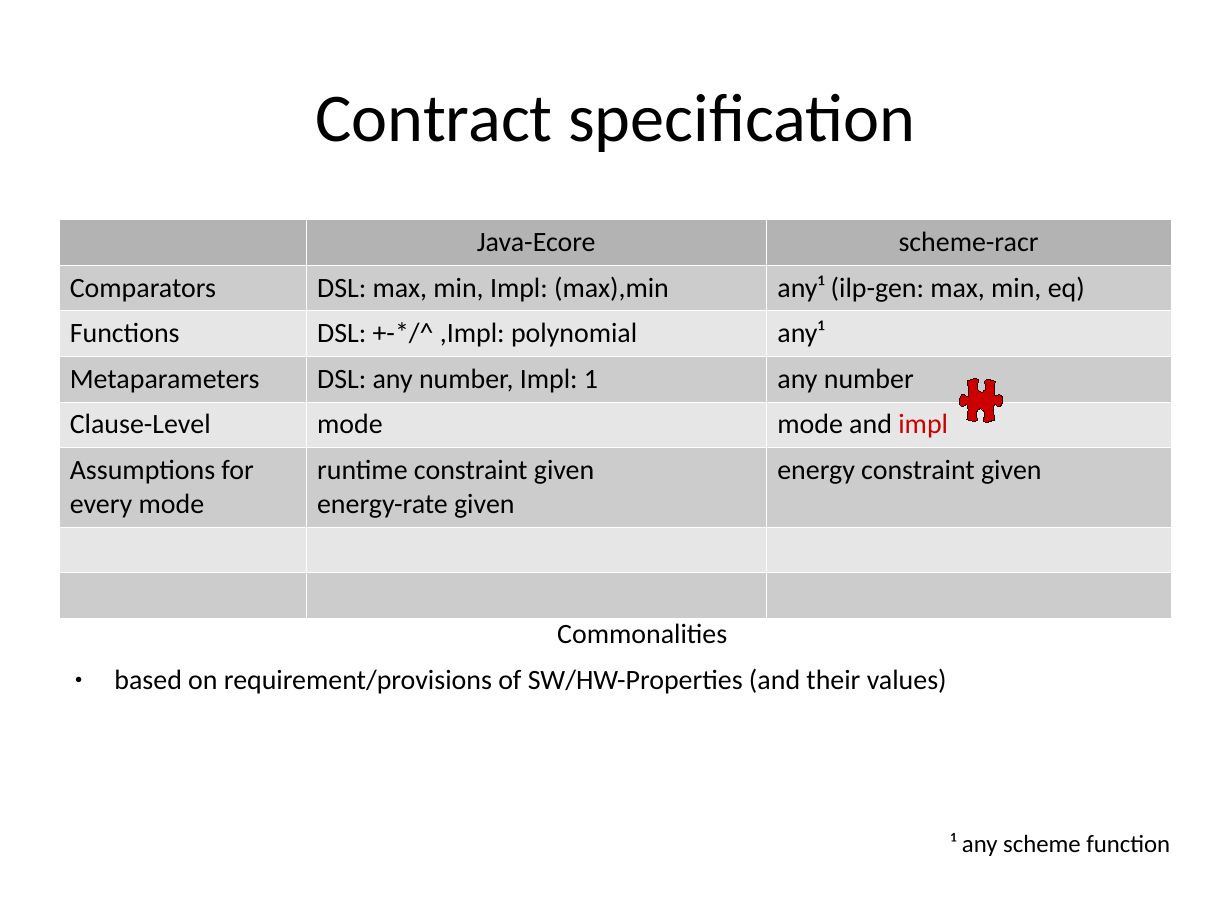
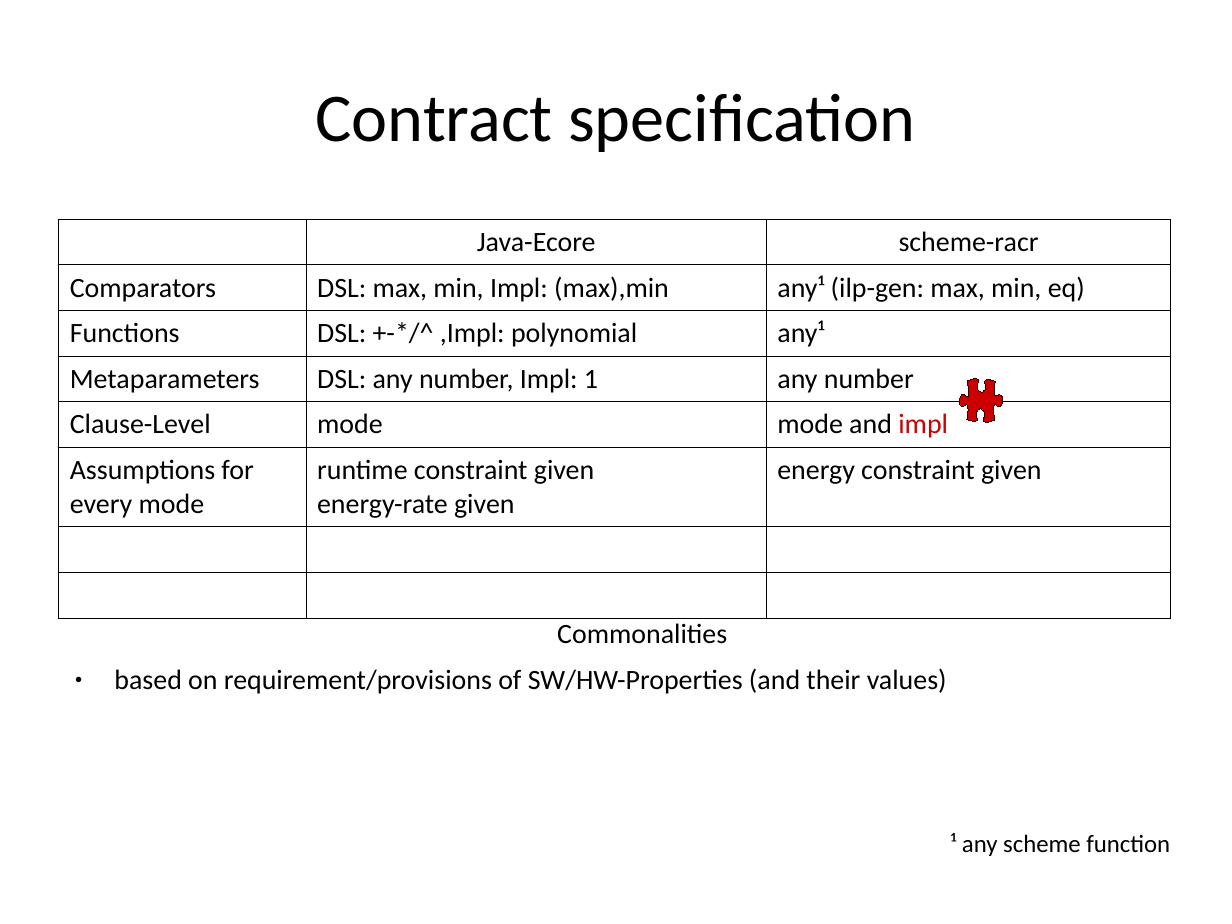
Before and after one commit to rene-schoene/racr-mquat, a slide deck: slide 40 of doc/the-model.odp (slide 38 before the commit). Drawn at 1232x924 pixels with LibreOffice and Linux fonts; fonts in the diff are those of the drawing. Boxes give left, top, right and bottom in pixels: in the first picture for what was removed or moved away, otherwise in the second. Text is boxed around its words. In the diff, an @@ line names an element or a change of style, - is before the commit and + after.

```diff
--- a/doc/the-model.odp
+++ b/doc/the-model.odp
@@ table at <box>59,219,1172,575</box> @@
@@ fill #B3B3B3 to none in 2 cells @@
@@ fill #CCCCCC to none in 9 cells @@
@@ fill #E6E6E6 to none in 6 cells @@
@@ borders changed @@
```
Also in this commit, not shown: 12 other slides changed, 3 slides added.
